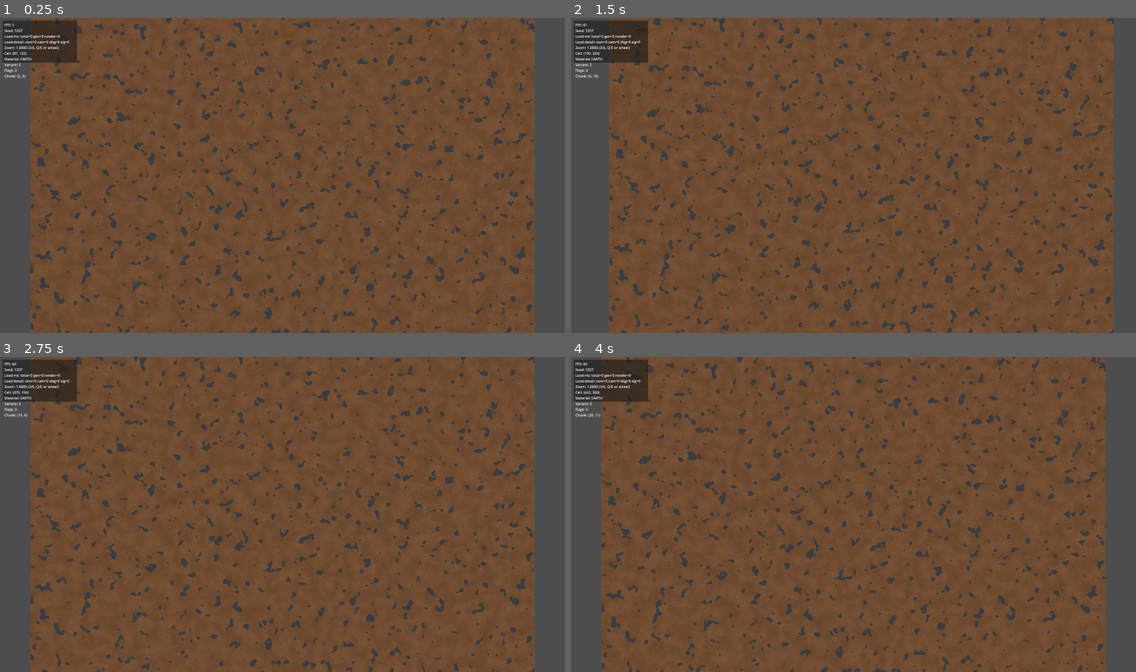
Above: before the commit, frames 1-4 (two rows, left to right).
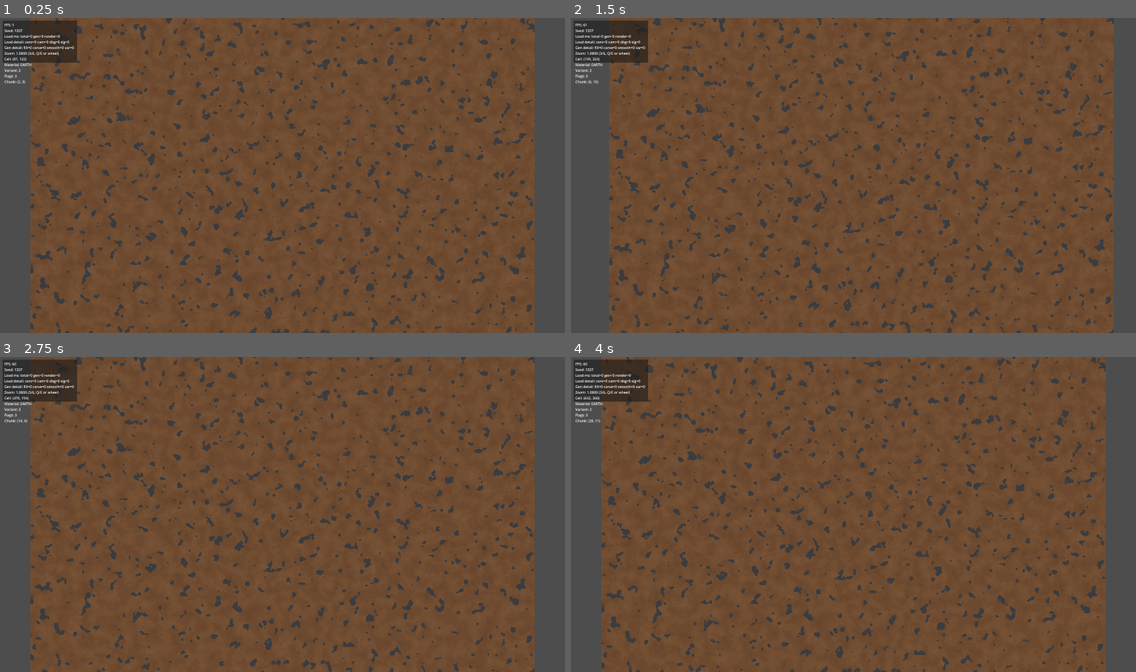
Above: after the commit, the same moments.

Repository: Kanturna/Diggy
Game: Godot game, scene res://main/Main.tscn
Same seed, same stepped clock (60 frames per second), same inputs: the game is played once before the commit and once after it.
Inputs (mouse positions are in pixels of both pictures, inside the frame that each line leads up to):
- Up to frame 1 (0.25 s): no input
- Up to frame 2 (1.5 s): tap Enter at 0.5 s; move the mouse to (977, 159) at 0.52 s; tap S (camera_down) at 0.6 s; click (977, 159) at 0.67 s; tap Space at 1.25 s; move the mouse to (740, 191) at 1.27 s; tap A (camera_left) at 1.35 s; click (740, 191) at 1.42 s
- Up to frame 3 (2.75 s): tap Enter at 2 s; move the mouse to (339, 445) at 2.02 s; tap D (camera_right) at 2.1 s; click (339, 445) at 2.17 s
- Up to frame 4 (4 s): tap Space at 2.75 s; move the mouse to (825, 577) at 2.77 s; tap Shift (camera_speed) at 2.85 s; click (825, 577) at 2.92 s; tap Enter at 3.5 s; move the mouse to (1023, 561) at 3.52 s; tap W (camera_up) at 3.6 s; click (1023, 561) at 3.67 s

The runs differ from the first frame. In frame 1, 0.3% of the frame differs, in the area x 0-14%, y 8-21%; in frame 2, 0.3%; in frame 3, 0.3%; in frame 4, 0.3%.

Commit message:
perf fix 4

Diff:
--- a/core/world/WorldGenerator.gd
+++ b/core/world/WorldGenerator.gd
@@ -5,14 +5,32 @@
 const CellFlags = preload("res://core/CellFlags.gd")
 const Config = preload("res://core/Config.gd")
 
+var last_profile := {}
+
 func generate(world: WorldModel) -> void:
+	var generate_begin_ms := Time.get_ticks_msec()
 	world.begin_bulk_update()
+
+	var step_begin_ms := Time.get_ticks_msec()
 	_fill_with_earth(world)
+	last_profile["fill_ms"] = Time.get_ticks_msec() - step_begin_ms
+
+	step_begin_ms = Time.get_ticks_msec()
 	_carve_noise_caves(world)
+	last_profile["carve_ms"] = Time.get_ticks_msec() - step_begin_ms
+
+	var smooth_total_ms := 0
 	for _i in Config.CAVE_SMOOTH_PASSES:
+		step_begin_ms = Time.get_ticks_msec()
 		_smooth_pass(world)
+		smooth_total_ms += Time.get_ticks_msec() - step_begin_ms
+	last_profile["smooth_ms"] = smooth_total_ms
+
+	step_begin_ms = Time.get_ticks_msec()
 	_apply_variants(world)
+	last_profile["variants_ms"] = Time.get_ticks_msec() - step_begin_ms
 	world.end_bulk_update()
+	last_profile["total_ms"] = Time.get_ticks_msec() - generate_begin_ms
 
 func _fill_with_earth(world: WorldModel) -> void:
 	var total_cells := world.width * world.height
--- a/debug/DebugOverlay.gd
+++ b/debug/DebugOverlay.gd
@@ -53,6 +53,14 @@
 				int(startup_timings.get("signal_connect_ms", 0)),
 			]
 		)
+		lines.append(
+			"Gen detail: fill=%d carve=%d smooth=%d var=%d" % [
+				int(startup_timings.get("world_generate_fill_ms", 0)),
+				int(startup_timings.get("world_generate_carve_ms", 0)),
+				int(startup_timings.get("world_generate_smooth_ms", 0)),
+				int(startup_timings.get("world_generate_variants_ms", 0)),
+			]
+		)
 	if camera != null:
 		var zoom_levels := Config.CAMERA_ZOOM_LEVELS
 		var zoom_level_index := zoom_levels.find(camera.zoom.x)
--- a/main/Main.gd
+++ b/main/Main.gd
@@ -24,6 +24,10 @@
 	step_begin_ms = Time.get_ticks_msec()
 	_generate_world()
 	_startup_timings["world_generate_ms"] = Time.get_ticks_msec() - step_begin_ms
+	_startup_timings["world_generate_fill_ms"] = int(world_generator.last_profile.get("fill_ms", 0))
+	_startup_timings["world_generate_carve_ms"] = int(world_generator.last_profile.get("carve_ms", 0))
+	_startup_timings["world_generate_smooth_ms"] = int(world_generator.last_profile.get("smooth_ms", 0))
+	_startup_timings["world_generate_variants_ms"] = int(world_generator.last_profile.get("variants_ms", 0))
 
 	step_begin_ms = Time.get_ticks_msec()
 	_setup_renderer()
